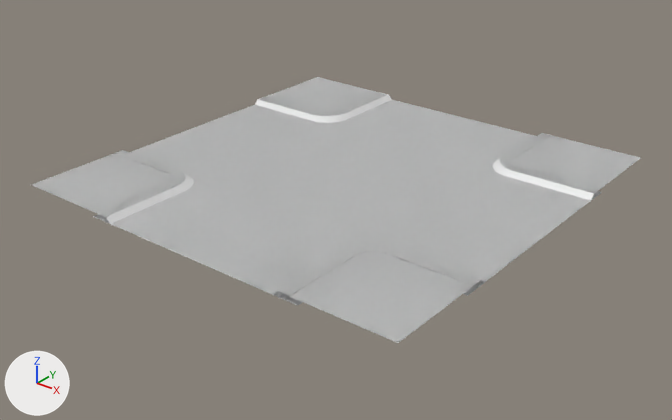
What one commit did to the FBX model Assets/Amy/Scenes/City/RoadParts/sc_road_intersection.fbx.
Both versions are drawn from a 50 mm camera at (24.3, -31.1, 17.1) aimed at (0.1, -0.9, -1.6). The lights are fixed; the arrows at lower left show +X, +Y and +Z. The picture after the commit comes second. Where no turn or scale is listed for an object, it has been applied to the vertices. Vertices at exactly the same position are counted once.

Before the edit, the objects in view are built like this:
```python
me_cube_008 = bpy.data.meshes.new('Cube.008')
me_cube_008.from_pydata(...)  # 393 vertices, 248 faces; spans x -10.0..10.0, y -10.0..10.0, z -0.3..0.0
# faces by material slot: [32, 128, 24, 64]
me_cube_008.materials.append(mat_ss_mainroad0_001)  # its picture is missing
me_cube_008.materials.append(mat_load01_001)  # its picture is missing
me_cube_008.materials.append(mat_load07_001)  # its picture is missing
me_cube_008.materials.append(mat_load_001)  # its picture is missing
me_cube_009 = bpy.data.meshes.new('Cube.009')
me_cube_009.from_pydata(...)  # 393 vertices, 248 faces; spans x -10.0..10.0, y -10.0..10.0, z -0.3..0.0
ob_ss_road_intersection = bpy.data.objects.new('ss_road_intersection', me_cube_008)
ob_ss_road_intersection.location = (0.0, 0.0, 0.0)
ob_ss_road_intersection_col = bpy.data.objects.new('ss_road_intersection_col', me_cube_009)
ob_ss_road_intersection_col.location = (0.0, 0.0, 0.0)
```
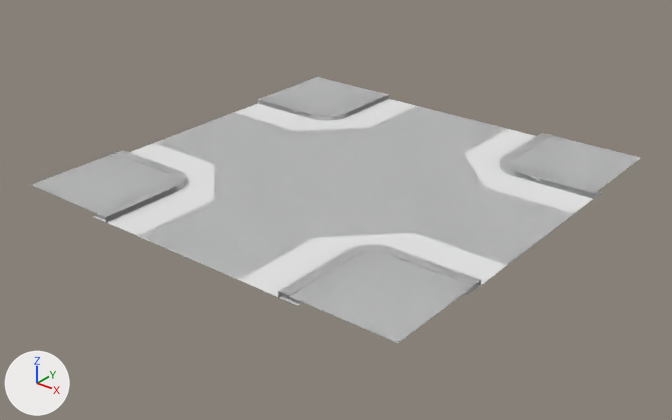
Changed parts and their boxes [x1, y1, x2, y2] in the pictures (672 x 420 px; the box of a moved part takes in the faces that stretch with it):
'ss_road_intersection_col', reshaped: before [106, 95, 594, 294]; after [32, 77, 641, 297]
part 1 of me_cube_009, moved or reshaped: after [267, 233, 505, 297]
part 2 of me_cube_009, moved or reshaped: before [106, 173, 194, 226]; after [106, 143, 258, 229]
part 3 of me_cube_009, moved or reshaped: before [492, 157, 594, 202]; after [432, 148, 594, 214]
part 4 of me_cube_009, moved or reshaped: before [255, 95, 392, 123]; after [236, 95, 389, 143]
'ss_road_intersection', unchanged, covered by the edit: before [32, 77, 641, 343]; after [93, 99, 602, 343]

What changed in the scene script:
```text
Change me_cube_009:
    used by ob_ss_road_intersection_col; location = (0.0, 0.0, 0.0)
    remove me_cube_009.from_pydata(...)  # 393 vertices, 248 faces; spans x -10.0..10.0, y -10.0..10.0, z -0.3..0.0
    add me_cube_009.from_pydata(...)  # 393 vertices, 252 faces; spans x -10.0..10.0, y -10.0..10.0, z -0.3..0.0
    me_cube_009 part 1
    13 vertices in x 4.5..5.8, y -5.8..-4.5, z -0.3 move by (0.3, -0.3, 0.1)
    7 vertices move from x 4.5..10.0, y -10.0..-4.5, z -0.3..-0.2 to x 4.8..10.0, y -10.0..-4.8, z -0.3..-0.2
    1 new face joins them
    me_cube_009 part 2
    13 vertices in x -5.8..-4.5, y -5.8..-4.5, z -0.3 move by (-0.3, -0.3, 0.1)
    7 vertices move from x -10.0..-4.5, y -10.0..-4.5, z -0.3..-0.2 to x -10.0..-4.8, y -10.0..-4.8, z -0.3..-0.2
    1 new face joins them
    me_cube_009 part 3
    13 vertices in x 4.5..5.8, y 4.5..5.8, z -0.3 move by (0.3, 0.3, 0.1)
    7 vertices move from x 4.5..10.0, y 4.5..10.0, z -0.3..-0.2 to x 4.8..10.0, y 4.8..10.0, z -0.3..-0.2
    1 new face joins them
    me_cube_009 part 4
    13 vertices in x -5.8..-4.5, y 4.5..5.8, z -0.3 move by (-0.3, 0.3, 0.1)
    7 vertices move from x -10.0..-4.5, y 4.5..10.0, z -0.3..-0.2 to x -10.0..-4.8, y 4.8..10.0, z -0.3..-0.2
    1 new face joins them
```
